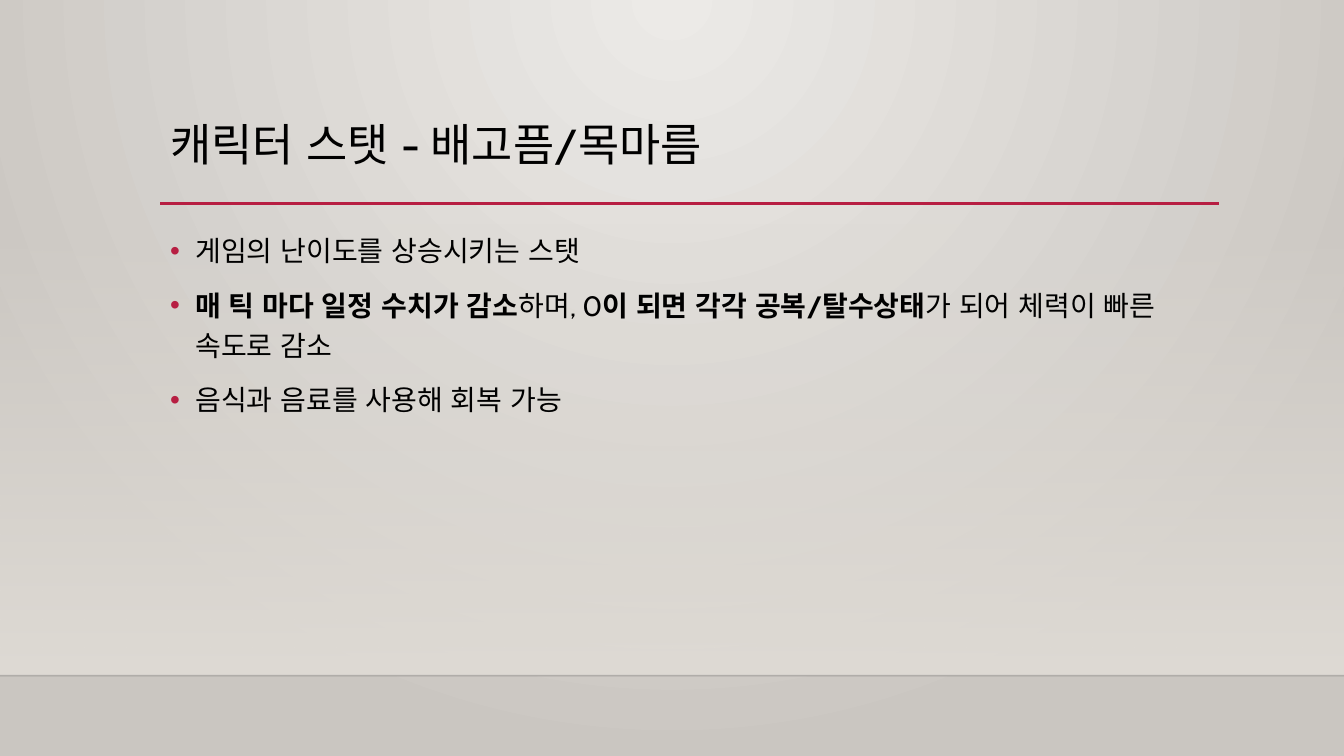
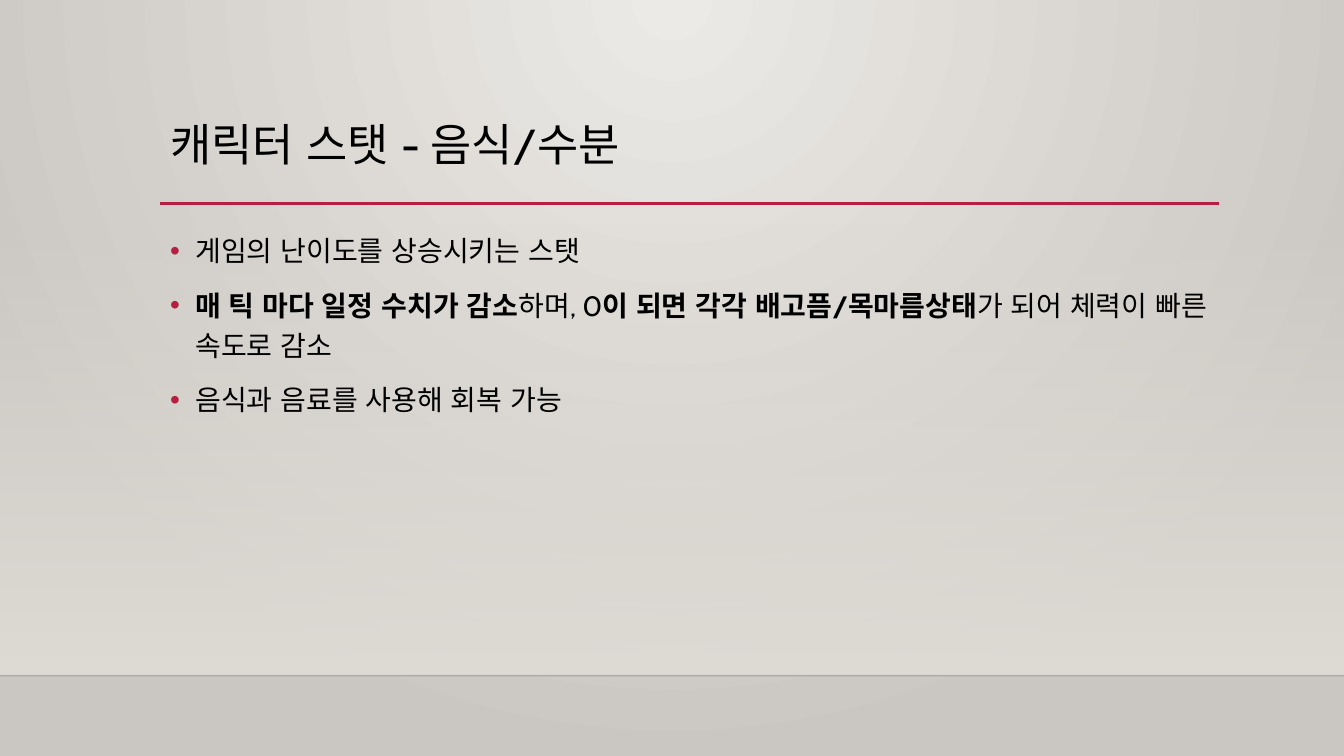
Before and after one commit to Raynia/Alchemist-Diary, a slide deck: slide 7 of Specification/Prototype/프로토타입 기획서.pptx. Drawn at 1344x756 pixels with LibreOffice and Linux fonts; fonts in the diff are those of the drawing; background and template pictures are left out. Boxes give left, top, right and bottom in pixels: in the first picture for what was removed or moved away, otherwise in the second. Text is boxed around its words. In the diff, an @@ line names an element or a change of style, - is before the commit and + after.

```diff
--- a/Specification/Prototype/프로토타입 기획서.pptx
+++ b/Specification/Prototype/프로토타입 기획서.pptx
@@ title at [170, 124, 620, 165]: text changed @@
-캐릭터 스탯 - 배고픔/목마름
+캐릭터 스탯 - 음식/수분
@@ text at [195, 292, 1207, 358]: text changed @@
-• 매 틱 마다 일정 수치가 감소하며, 0이 되면 각각 공복/탈수상태가 되어 체력이 빠른 속도로 감소
+• 매 틱 마다 일정 수치가 감소하며, 0이 되면 각각 배고픔/목마름상태가 되어 체력이 빠른 속도로 감소
```
Also in this commit, not shown: 1 other slide changed, 5 other files.
